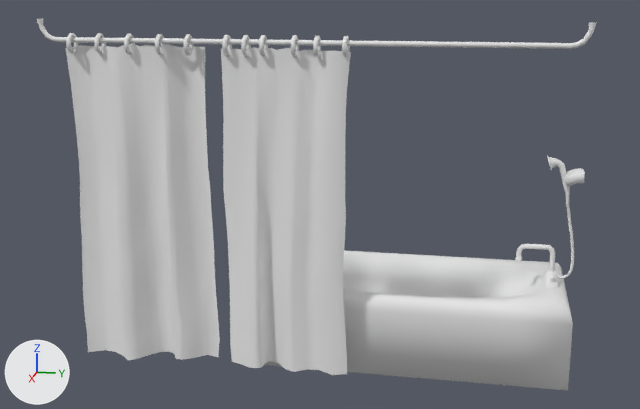
The FBX model UnityProject/Assets/Visuals/Lau Assets/LVL_1/Bathroom/Bathroom Elements/Import/Shower Elements/BathroomSetup_ShowerElements.fbx as it was, and as the next commit left it.
Both versions are drawn from a 50 mm lens placed at (9.05, 0.8, 3.8), pointed at (0.22, -0.96, 1.59). The axes (+X, +Y, +Z) are drawn at lower left. The lights are the same throughout. Where no turn or scale is listed for an object, it has been applied to the vertices.

Objects in the first picture: 'BathTub', 'Plane', 'forhæng'.
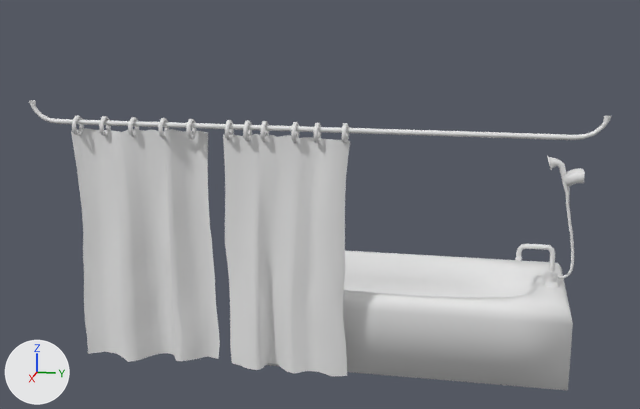
Commit message: Made the shower curtains a bit smaller

Pixel boxes [x1, y1, x2, y2] of what changed, in the pictures (640 x 409 px; the box of a moved part takes in the faces that stretch with it):
```json
{"object": "Plane", "change": "reshaped", "before": [66, 44, 351, 375], "after": [71, 128, 350, 376], "on screen": "25% shorter"}
{"object": "forhæng", "change": "reshaped", "before": [37, 19, 596, 279], "after": [29, 100, 611, 279], "on screen": "31% shorter"}
{"part": 2, "of": "me_plane", "change": "moved or reshaped", "before": [241, 35, 251, 56], "after": [243, 120, 252, 141]}
{"part": 3, "of": "me_plane", "change": "moved or reshaped", "before": [183, 34, 194, 55], "after": [186, 119, 196, 139]}
{"part": 4, "of": "me_plane", "change": "moved or reshaped", "before": [155, 34, 165, 55], "after": [158, 118, 169, 138]}
{"part": 5, "of": "me_plane", "change": "moved or reshaped", "before": [124, 34, 135, 54], "after": [128, 117, 139, 137]}
{"part": 6, "of": "me_plane", "change": "moved or reshaped", "before": [66, 33, 78, 54], "after": [72, 115, 84, 135]}
{"part": 7, "of": "me_plane", "change": "moved or reshaped", "before": [94, 33, 106, 54], "after": [99, 116, 111, 136]}
{"part": 8, "of": "me_plane", "change": "moved or reshaped", "before": [222, 35, 232, 56], "after": [224, 120, 234, 140]}
{"part": 9, "of": "me_plane", "change": "moved or reshaped", "before": [259, 35, 268, 57], "after": [260, 121, 269, 142]}
{"part": 10, "of": "me_plane", "change": "moved or reshaped", "before": [291, 35, 299, 57], "after": [291, 122, 299, 143]}
{"part": 11, "of": "me_plane", "change": "moved or reshaped", "before": [313, 36, 321, 57], "after": [314, 123, 321, 143]}
{"part": 12, "of": "me_plane", "change": "moved or reshaped", "before": [342, 36, 350, 56], "after": [342, 123, 349, 143]}
{"part": 13, "of": "me_plane", "change": "moved or reshaped", "before": [37, 19, 596, 49], "after": [29, 100, 611, 140]}
```

The change, as JSON lines over the scene's bpy script:
```json
{"block": "me_plane", "where": "# used by ob_forhæng; location = (1.0, 1.564, 3.497)"}
{"op": "remove", "block": "me_plane", "code": "me_plane.from_pydata(...)  # 680 vertices, 651 faces; spans x -1.09..0.09, y -5.16..0.11, z -2.63..0.0"}
{"op": "add", "block": "me_plane", "code": "me_plane.from_pydata(...)  # 680 vertices, 651 faces; spans x -1.09..0.09, y -5.31..0.22, z -2.63..-0.8"}
{"block": "me_plane", "change": "me_plane part 2: the loose piece of 24 vertices spanning x -0.08..0.09, y -3.09..-3.05, z -0.33..-0.13 is moved by (0.0, 0.0, -0.8)"}
{"block": "me_plane", "change": "me_plane part 3: the loose piece of 24 vertices spanning x -0.08..0.09, y -3.65..-3.61, z -0.33..-0.13 is moved by (0.0, 0.0, -0.8)"}
{"block": "me_plane", "change": "me_plane part 4: the loose piece of 24 vertices spanning x -0.08..0.09, y -3.93..-3.89, z -0.33..-0.13 is moved by (0.0, 0.0, -0.8)"}
{"block": "me_plane", "change": "me_plane part 5: the loose piece of 24 vertices spanning x -0.08..0.09, y -4.24..-4.2, z -0.33..-0.13 is moved by (0.0, 0.0, -0.8)"}
{"block": "me_plane", "change": "me_plane part 6: the loose piece of 24 vertices spanning x -0.08..0.09, y -4.82..-4.78, z -0.33..-0.13 is moved by (0.0, 0.0, -0.8)"}
{"block": "me_plane", "change": "me_plane part 7: the loose piece of 24 vertices spanning x -0.08..0.09, y -4.54..-4.5, z -0.33..-0.13 is moved by (0.0, 0.0, -0.8)"}
{"block": "me_plane", "change": "me_plane part 8: the loose piece of 24 vertices spanning x -0.08..0.09, y -3.27..-3.23, z -0.33..-0.13 is moved by (0.0, 0.0, -0.8)"}
{"block": "me_plane", "change": "me_plane part 9: the loose piece of 24 vertices spanning x -0.08..0.09, y -2.92..-2.88, z -0.33..-0.13 is moved by (0.0, 0.0, -0.8)"}
{"block": "me_plane", "change": "me_plane part 10: the loose piece of 24 vertices spanning x -0.08..0.09, y -2.63..-2.59, z -0.33..-0.13 is moved by (0.0, 0.0, -0.8)"}
{"block": "me_plane", "change": "me_plane part 11: the loose piece of 24 vertices spanning x -0.08..0.09, y -2.42..-2.38, z -0.33..-0.13 is moved by (0.0, 0.0, -0.8)"}
{"block": "me_plane", "change": "me_plane part 12: the loose piece of 24 vertices spanning x -0.08..0.09, y -2.15..-2.11, z -0.33..-0.13 is moved by (0.0, 0.0, -0.8)"}
{"block": "me_plane", "change": "me_plane part 13: 144 of 680 vertices moved; they spanned x -0.03..0.03, y -5.16..0.03, z -0.22..0.0 and now span x -0.03..0.03, y -5.31..0.22, z -1.02..-0.8; mean shift (0.0, 0.01, -0.8); largest move (0.0, -0.03, 0.0) -> (0.0, 0.15, -0.8)"}
{"block": "me_plane_006", "where": "# used by ob_plane; location = (1.002, -1.253, 3.243)"}
{"op": "remove", "block": "me_plane_006", "code": "me_plane_006.from_pydata(...)  # 578 vertices, 512 faces; spans x -0.17..0.17, y -2.07..0.73, z -3.17..0.03"}
{"op": "add", "block": "me_plane_006", "code": "me_plane_006.from_pydata(...)  # 578 vertices, 512 faces; spans x -0.17..0.17, y -2.07..0.73, z -3.18..-0.78"}
{"block": "me_plane_006", "change": "me_plane_006 part 1: 578 of 578 vertices moved; they spanned x -0.17..0.17, y -2.07..0.73, z -3.17..0.03 and now span x -0.17..0.17, y -2.07..0.73, z -3.18..-0.78; mean shift (0.0, 0.0, -0.45); largest move (-0.01, -1.18, 0.01) -> (-0.01, -1.18, -0.8)"}
```
